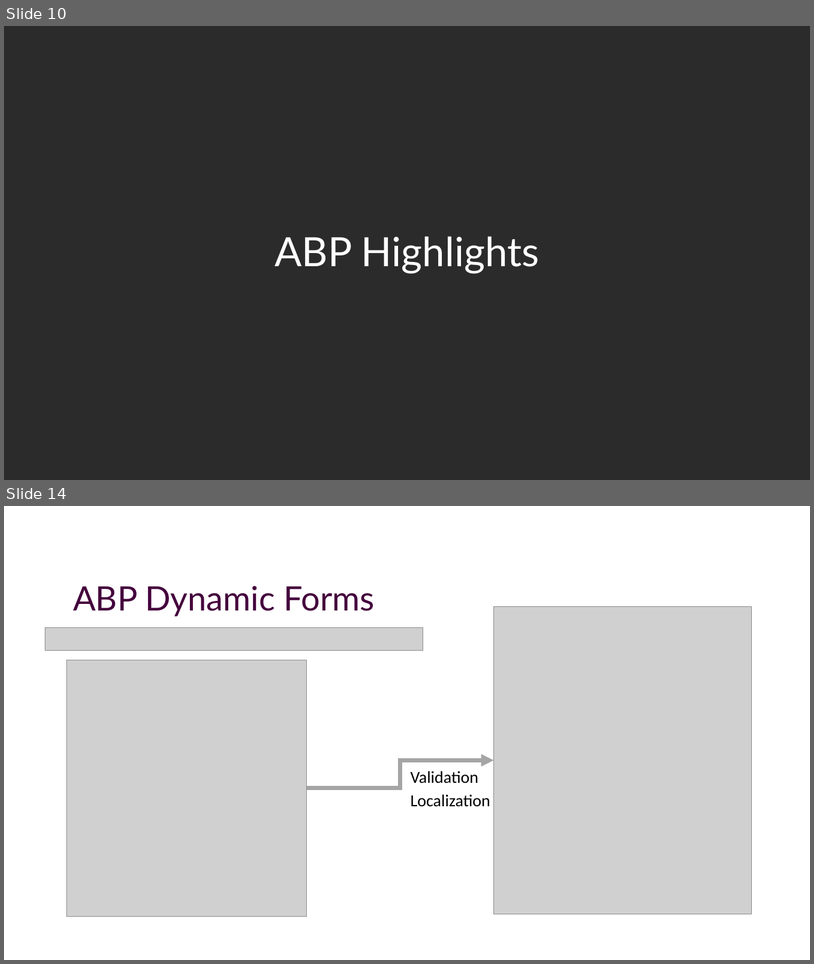
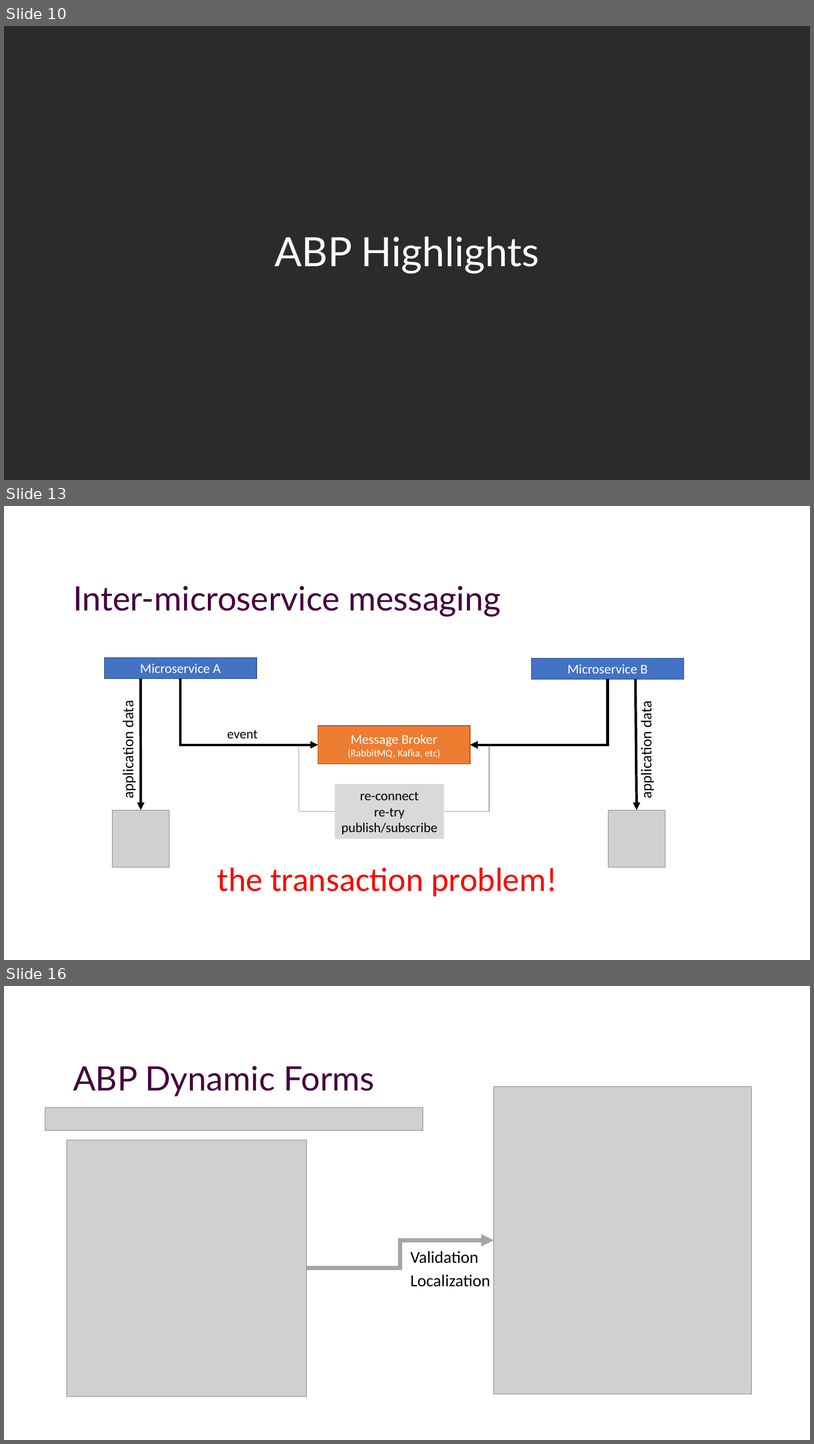
Before and after one commit to hikalkan/presentations, a slide deck: 2022-09-22 Dotnet Community Standup/ABP-Framework.pptx. Shown one above the other, each under a label of ours: slides 10 and 14 before the commit, slides 10, 13 and 16 after it; the slides between them are not shown. The pictures are 814x964 and 814x1444 pixels, drawn with LibreOffice and Linux fonts; fonts in the diff are those of the drawing; grey boxes stand for pictures; background and template pictures are left out; a plain dark background stands for a picture behind light text. Boxes give left, top, right and bottom in pixels: in the first picture for what was removed or moved away, otherwise in the second. Text is boxed around its words. In the diff, an @@ line names an element or a change of style, - is before the commit and + after.

```diff
--- a/2022-09-22 Dotnet Community Standup/ABP-Framework.pptx
+++ b/2022-09-22 Dotnet Community Standup/ABP-Framework.pptx
@@ slide 13 added at [4, 506, 810, 960], background picture (left out) @@
@@ title added at [73, 586, 501, 616], 40 pt, text #44013C @@
+Inter-microservice messaging
@@ rectangle added at [104, 657, 257, 678], fill #4472C4, outline #325491 1 pt, 16 pt, text #FFFFFF @@
+Microservice A
@@ rectangle added at [532, 658, 684, 679], fill #4472C4, outline #325491 1 pt, 16 pt, text #FFFFFF @@
+Microservice B
@@ arrow added from (141, 678) to (141, 810), #000000 3 pt @@
@@ elbow arrow added from (180, 678) to (318, 745), #000000 3 pt @@
@@ elbow arrow added from (608, 679) to (470, 745), #000000 3 pt @@
@@ arrow added from (636, 679) to (638, 810), #000000 3 pt @@
@@ text added at [119, 703, 138, 797], 18 pt, text #000000 @@
+application data
@@ text added at [638, 703, 656, 797], 18 pt, text #000000 @@
+application data
@@ text added at [227, 730, 258, 738], 16 pt, text #000000 @@
+event
@@ rectangle added at [318, 726, 470, 764], fill #ED7D31, outline #AF5C24 1 pt, 12 pt, text #FFFFFF @@
+Message Broker
+(RabbitMQ, Kafka, etc)
@@ elbow line added from (299, 745) to (335, 811), #A6A6A6 1 pt @@
@@ elbow line added from (490, 745) to (444, 811), #A6A6A6 1 pt @@
@@ rectangle added at [335, 784, 444, 839], fill #D9D9D9, 16 pt, text #000000 @@
+re-connect
+re-try
+publish/subscribe
@@ picture added at [112, 810, 169, 867] @@
@@ picture added at [608, 810, 665, 867] @@
@@ text added at [218, 867, 557, 896], 40 pt, text #FF0000 @@
+the transaction problem!
@@ what was slide 14 is now slide 16 @@
```
Also in this commit, not shown: 3 slides changed, 1 other slide added.
